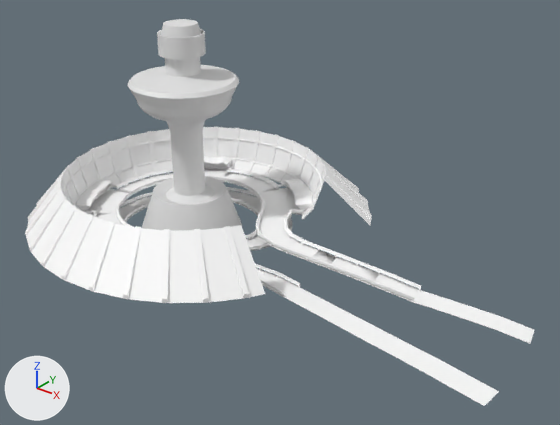
The Blender file ResearchHouse/ResearchHouse.blend as it was, and as the next commit left it.
Rendered twice from a 50 mm camera at (479.0, -476.0, 354.0) aimed at (106.0, -10.0, 65.0). Every picture has the same lights, and +X, +Y and +Z are marked at lower left.

Script lines for the objects in view, before the commit:
```python
me_circle = bpy.data.meshes.new('Circle')
me_circle.from_pydata(...)  # 5460 vertices, 5563 faces, 3 loose edges; spans x -2.25..1.09, y -1.1..1.1, z -0.26..0.18
me_circle.polygons.foreach_set('use_smooth', [True] * 5563)
me_circle.materials.append(mat_material)  # white #ffffff
me_circle_001 = bpy.data.meshes.new('Circle.001')
me_circle_001.from_pydata(...)  # 864 vertices, 833 faces; spans x -1.01..1.01, y -1.01..1.01, z 0.0..4.03
me_circle_001.polygons.foreach_set('use_smooth', [True] * 833)
ob_circle = bpy.data.objects.new('Circle', me_circle)
ob_circle.location = (0.0, 0.0, 34.0)
ob_circle.scale = (-146.0, -146.0, -146.0)
ob_circle_001 = bpy.data.objects.new('Circle.001', me_circle_001)
ob_circle_001.location = (-12.2, 0.0, 9.0)
ob_circle_001.scale = (49.4, 49.4, 49.4)
```
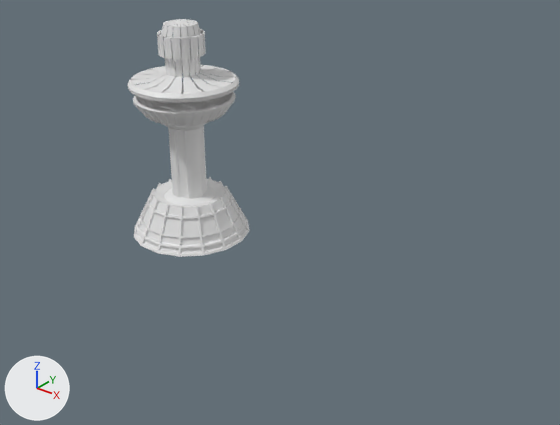
Commit message: datail tower

Pixel boxes (x1, y1, x2, y2) of what changed, in the pictures (560 x 425 px):
'Circle', hidden: before (25, 126, 534, 406)
'Circle.001', reshaped: before (128, 19, 242, 231); after (128, 19, 250, 257)
part 1 of me_circle_001, built on: before (129, 86, 242, 231); after (128, 19, 250, 257)

The edits, one by one:
me_circle_001 is used by ob_circle_001; location (-12.2, 0.0, 9.0); scale (49.4, 49.4, 49.4).
me_circle_001 had 864 vertices, 833 faces and spanned x -1.01..1.01, y -1.01..1.01, z 0.0..4.03.
me_circle_001 now has 3391 vertices, 3175 faces and spans x -1.13..1.13, y -1.13..1.13, z -0.02..4.03.
me_circle_001 part 1: 433 vertices removed from x -1.0..1.0, y -1.0..1.0, z 0.0..2.92; 2960 vertices added at x -1.13..1.13, y -1.13..1.13, z -0.02..4.03.
Object 'Circle' (ob_circle) is now hidden.
